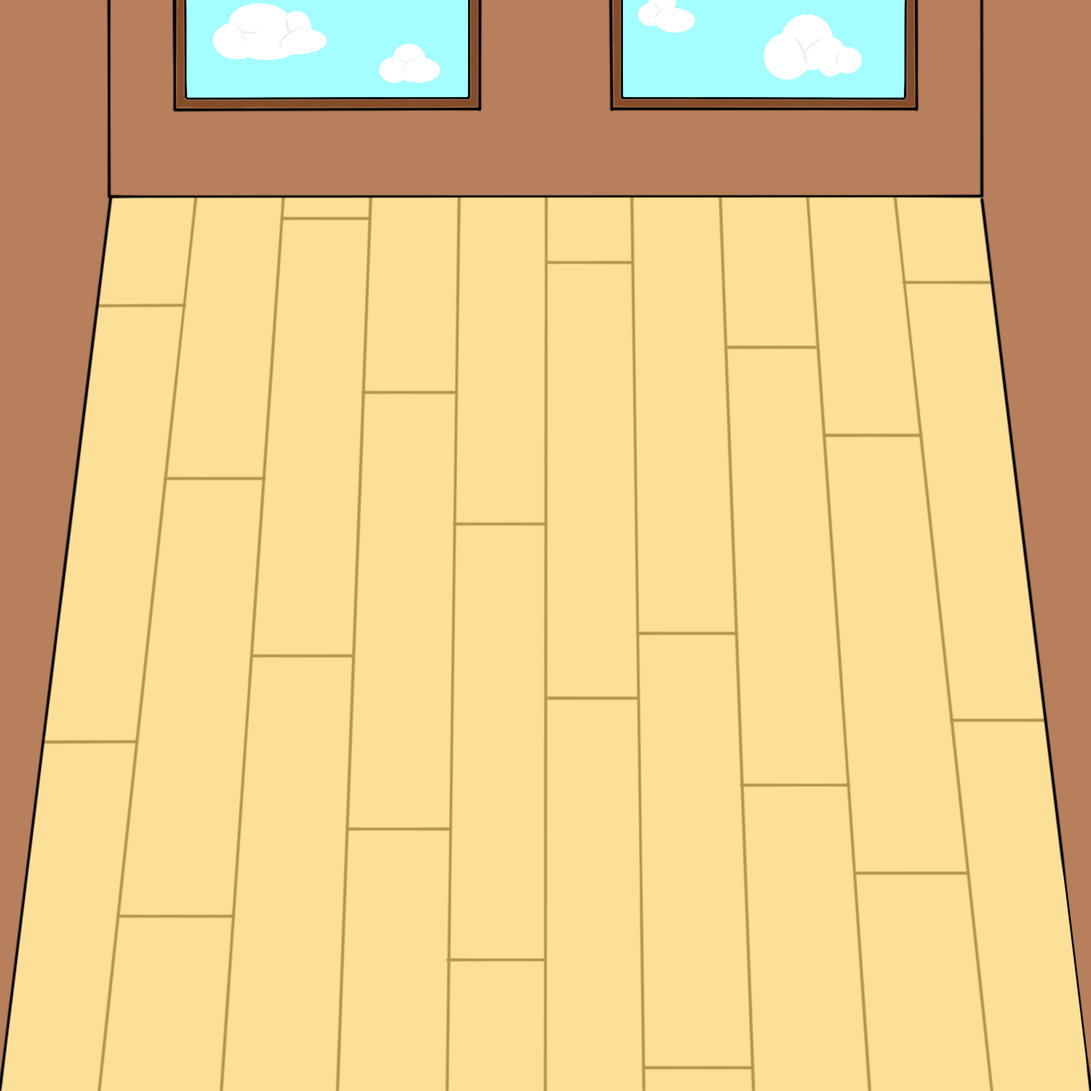
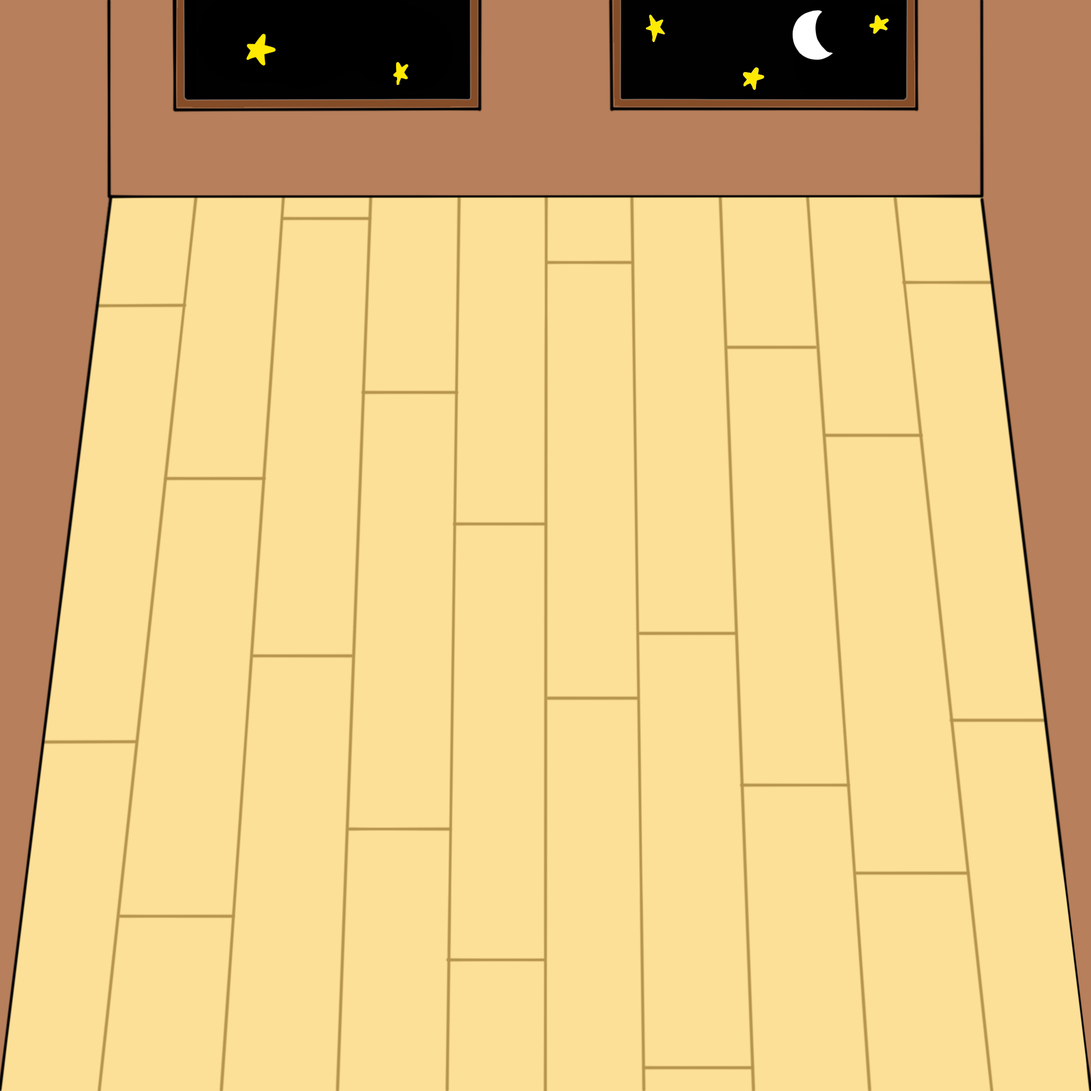
Layers edited between the first and the second 1091px x 1091px image:
added layer "Wall Details Night" above "Wall Details Day" over [185, 0, 906, 99]
renamed "Wall details" to "Wall Details Day", hid it, painted on it over [185, 0, 906, 99]
